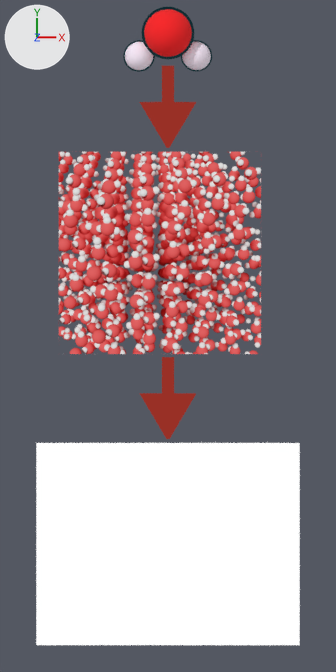
Two versions of the Blender file images/thermodynamique/micro_macro.blend, one commit apart.
The view is the same before and after, from the file's camera 'Camera'. Arrows for +X, +Y and +Z are at upper left; the lights stay in place.

The first picture shows 'H2O', 'Solide.001', 'Solide.002', 'Vaporisation', 'Vaporisation.001'.
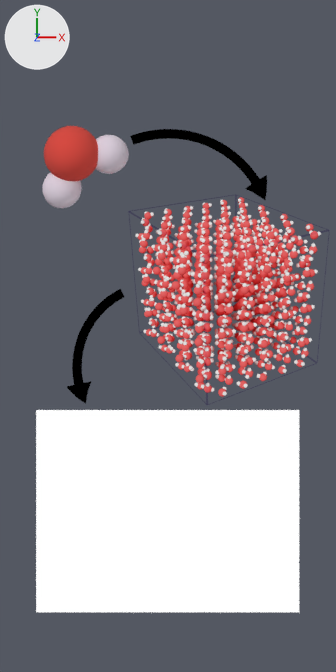
Patch to the scene script:
```diff
--- a/images/thermodynamique/micro_macro.blend.py
+++ b/images/thermodynamique/micro_macro.blend.py
@@ mat_solide @@
 n1 = _N.new('ShaderNodeTexImage'); n1.name = 'Image Texture'
-n1.image = img_eau_png
+n1.image = img_eau_glace_ih_png
 n2 = _N.new('ShaderNodeGroup'); n2.name = 'Group'
@@ mat_oxygene_proton @@
 mat_oxygene_proton = principled_material('Oxygene/Proton')
-mat_oxygene_proton.base_color = (1.0, 0.0134, 0.0159)  # red #ff1f22
+mat_oxygene_proton.base_color = (0.712, 0.0637, 0.0463)  # red #db473d
 mat_oxygene_proton.roughness = 1.0
@@ me_sphere_008 @@
 me_sphere_008.from_pydata(...)  # 1175 vertices, 1156 faces; spans x -1.74..1.73, y -1.51..1.06, z -1.06..1.06
 # used by ob_h2o; location = (0.0, 3.52, 0.0); scale = (0.279, 0.279, 0.279)
+# me_sphere_008 part 1: the loose piece of 242 vertices spanning x -1.74..-0.5, y -1.51..-0.27, z -0.88..0.36 is scaled about its middle by 1.18, then moved by (0.06, 0.06, 0.04)
+# me_sphere_008 part 2: the loose piece of 242 vertices spanning x 0.48..1.73, y -1.51..-0.27, z -0.88..0.36 is scaled about its middle by 1.18, then moved by (-0.05, 0.04, 0.0)
 me_sphere_008.materials.append(mat_oxygene_proton)
 me_sphere_008.materials.append(mat_hydrogene_neutron)
-me_sphere_008.materials.append(mat_contour)
@@ ob_vaporisation_001 @@
-ob_vaporisation_001 = bpy.data.objects.new('Vaporisation.001', me_plane_001)
@@ ob_vaporisation @@
-ob_vaporisation = bpy.data.objects.new('Vaporisation', me_plane_006)
@@ ob_solide_001 @@
 ob_solide_001 = bpy.data.objects.new('Solide.001', me_cube_002)
-ob_solide_001.location = (0.0, 1.14, 0.0)
-ob_solide_001.scale = (1.07, 1.07, 1.07)
+ob_solide_001.location = (0.74, 0.66, -2.71)
+ob_solide_001.scale = (1.18, 1.18, 1.18)
@@ ob_solide_002 @@
 ob_solide_002 = bpy.data.objects.new('Solide.002', me_cube_001)
-ob_solide_002.location = (0.0, -2.03, 0.0)
+ob_solide_002.location = (0.0, -1.68, -2.71)
 ob_solide_002.scale = (1.07, 1.07, 1.07)
@@ ob_h2o @@
 ob_h2o = bpy.data.objects.new('H2O', me_sphere_008)
-ob_h2o.location = (0.0, 3.52, 0.0)
-ob_h2o.scale = (0.279, 0.279, 0.279)
+ob_h2o.location = (-1.05, 2.21, -2.31)
+ob_h2o.rotation_euler = (0.104, -0.077, 0.635)  # degrees (6, -4.4, 36)
+ob_h2o.scale = (0.297, 0.297, 0.297)
+ob_h2o.visible_shadow = False
 _m = ob_h2o.modifiers.new('Subdivision', 'SUBSURF')
 _m.levels = 2
-_m = ob_h2o.modifiers.new('Solidify', 'SOLIDIFY')
-_m.thickness = 0.03
-_m.material_offset = 2
-_m.use_flip_normals = True
@@ ob_fleche_courbe_001 @@
+ob_fleche_courbe_001 = bpy.data.objects.new('Fleche courbe.001', me_arrow_01_001)  # 64 vertices, 60 faces; spans x -0.379..0.679, y -0.105..0.105, z -0.025..0.025; in mat_ligne (black #000000); modifiers BEVEL, SUBSURF, SIMPLE_DEFORM
+ob_fleche_courbe_001.location = (-0.98, -0.02, -1.8)
+ob_fleche_courbe_001.rotation_euler = (3.142, 0.0, 1.477)  # degrees (180, 0, 85)
+ob_fleche_courbe_001.scale = (1.34, 1.34, 1.34)
@@ ob_fleche_courbe @@
+ob_fleche_courbe = bpy.data.objects.new('Fleche courbe', me_arrow_01_005)  # 76 vertices, 72 faces; spans x -0.379..0.944, y -0.105..0.105, z -0.025..0.025; in mat_ligne (black #000000); modifiers BEVEL, SUBSURF, SIMPLE_DEFORM
+ob_fleche_courbe.location = (0.78, 2.11, -1.8)
+ob_fleche_courbe.rotation_euler = (0.0, 0.0, 2.38)  # degrees (0, 0, 136)
+ob_fleche_courbe.scale = (1.34, 1.34, 1.34)
```

Pixel boxes (x1, y1, x2, y2) of what changed, in the pictures (336 x 672 px; the box of a moved part takes in the faces that stretch with it):
'Solide.001', surface changed, moved, rescaled: before (59, 152, 261, 354); after (116, 186, 336, 410)
'Solide.002', moved: before (36, 443, 300, 645); after (36, 410, 299, 612)
'H2O', recoloured, reshaped, moved, turned, rescaled, surface changed, modifiers changed: before (123, 7, 212, 72); after (43, 126, 129, 208)
'Vaporisation', deleted (red): before (140, 357, 196, 439)
'Vaporisation.001', deleted (red): before (140, 66, 196, 148)
'Fleche courbe', added (black): after (130, 129, 267, 200)
'Fleche courbe.001', added (black): after (67, 289, 124, 404)
part 1 of me_sphere_008, moved or reshaped: before (123, 40, 155, 72); after (43, 172, 82, 208)
part 2 of me_sphere_008, moved or reshaped: before (181, 40, 212, 71); after (95, 135, 129, 174)
